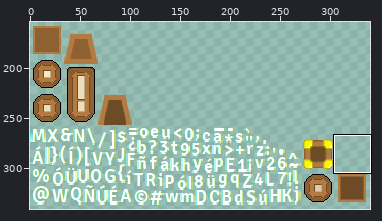
File history of a sprite sheet, core/assets/skin/skin2.png. Above, an overview of the earlier version with the close-up marked.
Close-up. Before the commit:
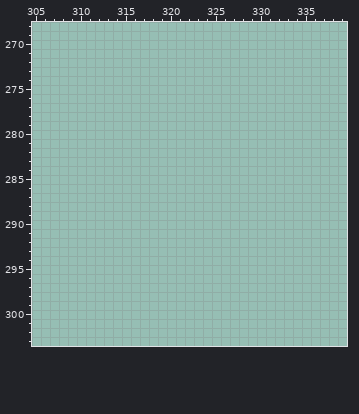
The file is 512x512 pixels. Pixels under 10% opacity are left out. Colours within 5 levels of each other are drawn and written as one. Shown: x 305..339, y 268..303. The wide view leaves out empty margins.
The result:
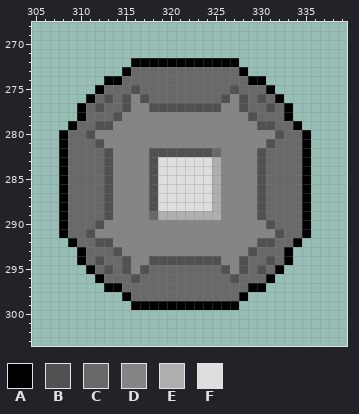
Palette (. is transparent): A #000000  B #515151  C #696969  D #858585  E #afafaf  F #dedede
Diff:
y 272: x 316..327 ............ -> AAAAAAAAAAAA
y 273: x 315..328 .............. -> ACCCCCCCCCCCCA
y 274: x 313..330 .................. -> AACCCCCCCCCCCCCCAA
y 275: x 312..331 .................... -> ACCCBCCCCCCCCCCBCCCA
y 276: x 311..332 ...................... -> ACBCBDBCCCCCCCCBDBCBCA
y 277: x 310..333 ........................ -> ACBCCBDDBBBBBBBBDDBCCBCA
y 278: x 310..333 ........................ -> ACCCBDDDDDDDDDDDDDDBCCCA
y 279: x 309..334 .......................... -> ACCBBDDDDDDDDDDDDDDDDBBCCA
y 280: x 308..335 ............................ -> ACCBDDDDDDDDDDDDDDDDDDDDBCCA
y 281: x 308..335 ............................ -> ACCCBDDDDDDDDDDDDDDDDDDBCCCA
y 282: x 308..335 ............................ -> ACCCCBDDDDBBBBBBBCDDDDBCCCCA
y 283..288: x 308..335 ............................ -> ACCCCBDDDDBFFFFFFEDDDDBCCCCA
y 289: x 308..335 ............................ -> ACCCCBDDDDCEEEEEEEDDDDBCCCCA
y 290: x 308..335 ............................ -> ACCCBDDDDDDDDDDDDDDDDDDBCCCA
y 291: x 308..335 ............................ -> ACCBDDDDDDDDDDDDDDDDDDDDBCCA
y 292: x 309..334 .......................... -> ACCBBDDDDDDDDDDDDDDDDBBCCA
y 293: x 310..333 ........................ -> ACCCBDDDDDDDDDDDDDDBCCCA
y 294: x 310..333 ........................ -> ACBCCBDDBBBBBBBBDDBCCBCA
y 295: x 311..332 ...................... -> ACBCBDBCCCCCCCCBDBCBCA
y 296: x 312..331 .................... -> ACCCBCCCCCCCCCCBCCCA
y 297: x 313..330 .................. -> AACCCCCCCCCCCCCCAA
y 298: x 315..328 .............. -> ACCCCCCCCCCCCA
y 299: x 316..327 ............ -> AAAAAAAAAAAA
Where, in picture pixels (left, top, right, bottom), the same in both close-ups:
added: (59, 58, 311, 310)
